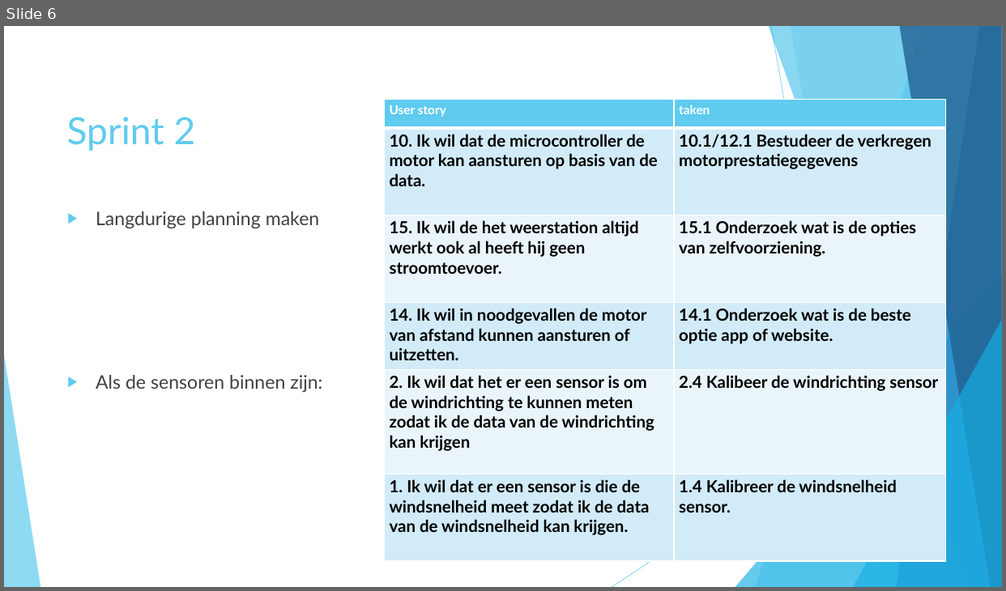
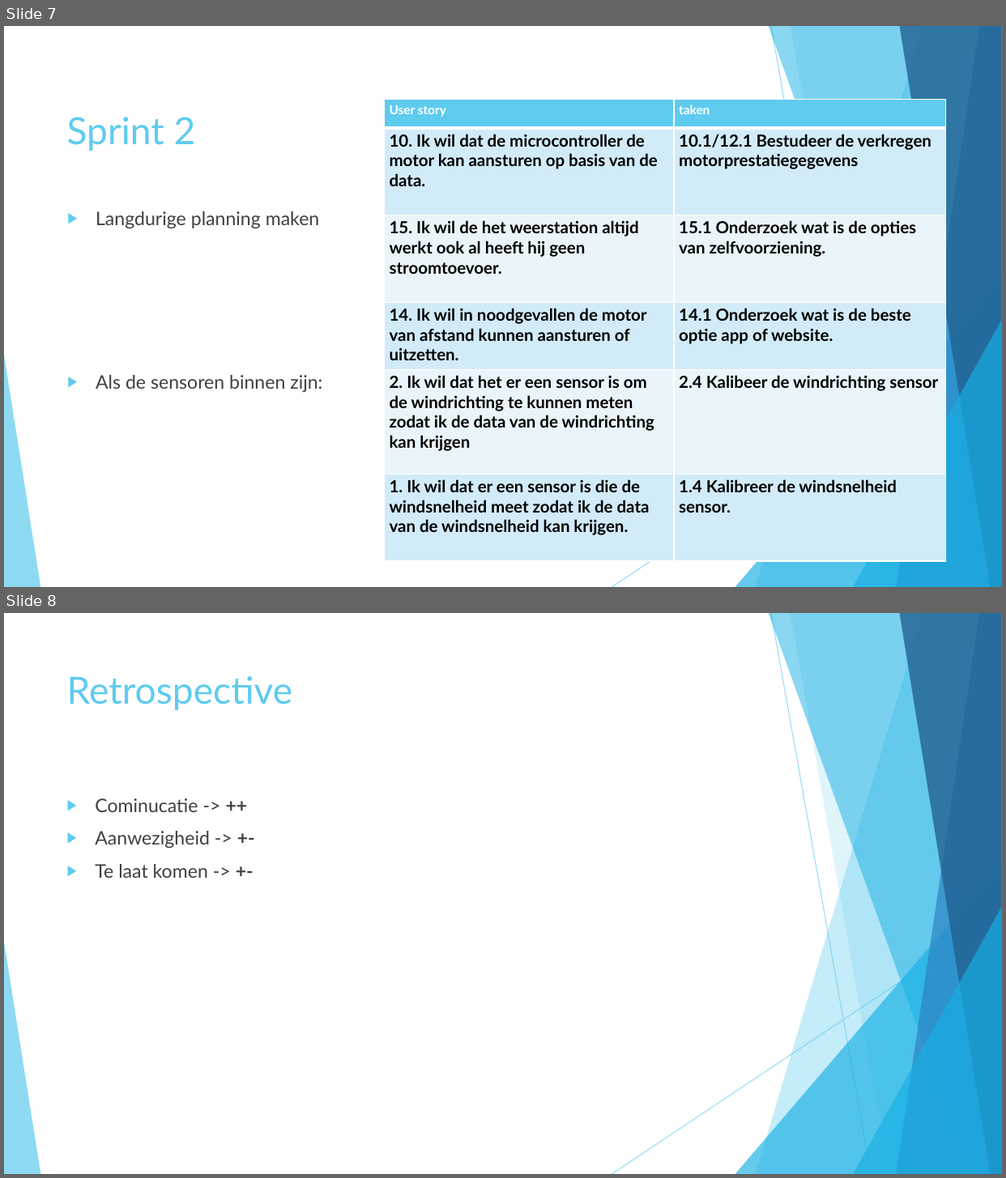
Before and after one commit to merelvdleeden/plastic_vanger, a slide deck: documentatie/scrum presentaties/sprint 1.pptx. Shown one above the other, each under a label of ours: slide 6 before the commit, slides 7 and 8 after it. The pictures are 1006x591 and 1006x1178 pixels, drawn with LibreOffice and Linux fonts; fonts in the diff are those of the drawing. Boxes give left, top, right and bottom in pixels: in the first picture for what was removed or moved away, otherwise in the second. Text is boxed around its words. In the diff, an @@ line names an element or a change of style, - is before the commit and + after.

```diff
--- a/documentatie/scrum presentaties/sprint 1.pptx
+++ b/documentatie/scrum presentaties/sprint 1.pptx
@@ slide 8 added at (4, 613, 1002, 1174), background #FFFFFF; not listed: 10 template elements that a slide beside it also shows @@
@@ title added at (67, 676, 293, 710), 36 pt, text #5FCBEF @@
+Retrospective
@@ text added at (95, 798, 210, 878), 18 pt, text #404040 @@
+▶ Cominucatie -> ++
+▶ Aanwezigheid -> +-
+▶ Te laat komen -> +-
@@ what was slide 6 is now slide 7 @@
```
Also in this commit, not shown: 1 slide changed, 1 other slide added, 1 slide removed.
